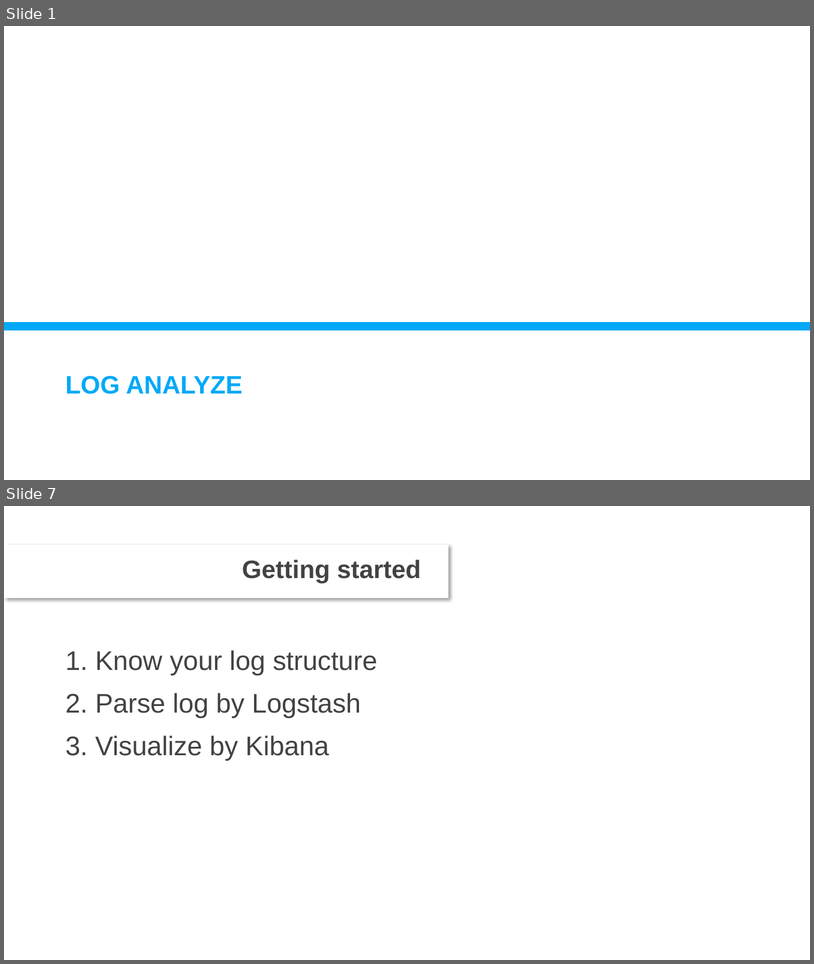
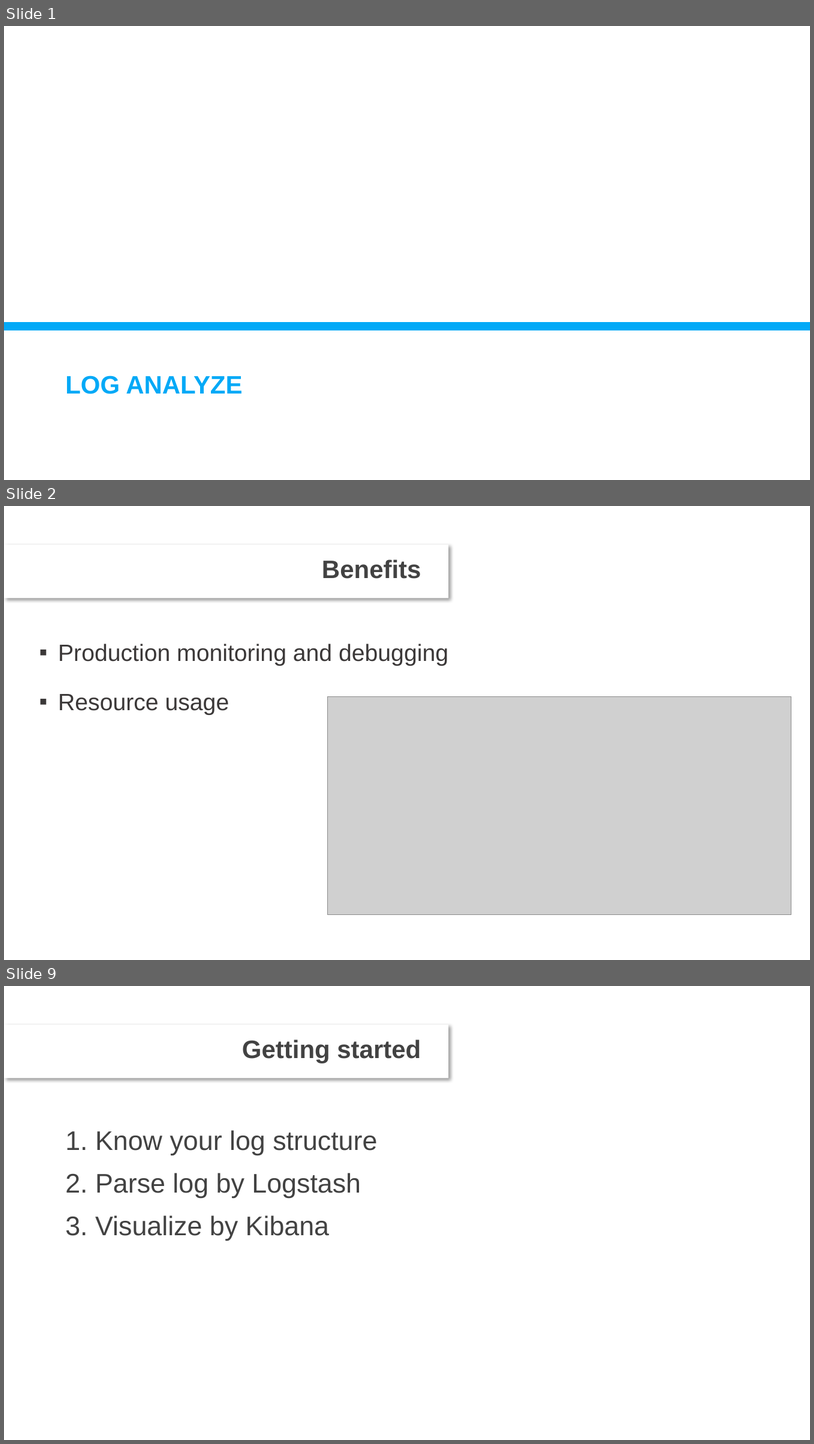
Before and after one commit to DevDay2019-AxonActive/DevDay2019---Advanced-Java, a slide deck: presentations/Log analyze.pptx. Shown one above the other, each under a label of ours: slides 1 and 7 before the commit, slides 1, 2 and 9 after it; the slides between them are not shown. The pictures are 814x964 and 814x1444 pixels, drawn with LibreOffice and Linux fonts; fonts in the diff are those of the drawing; grey boxes stand for pictures; background and template pictures are left out. Boxes give left, top, right and bottom in pixels: in the first picture for what was removed or moved away, otherwise in the second. Text is boxed around its words. In the diff, an @@ line names an element or a change of style, - is before the commit and + after.

```diff
--- a/presentations/Log analyze.pptx
+++ b/presentations/Log analyze.pptx
@@ slide 2 added at (4,506,810,960), background picture (left out); not listed: 1 template element that a slide beside it also shows @@
@@ title added at (322,559,422,579), 30 pt, text #424242, bold @@
+Benefits
@@ text added at (58,643,449,715), 28 pt, text #3B3838 @@
+▪ Production monitoring and debugging
+▪ Resource usage
@@ picture added at (328,697,792,915) @@
@@ what was slide 7 is now slide 9 @@
```
Also in this commit, not shown: 5 slides changed, 1 other slide added, 1 other file.
